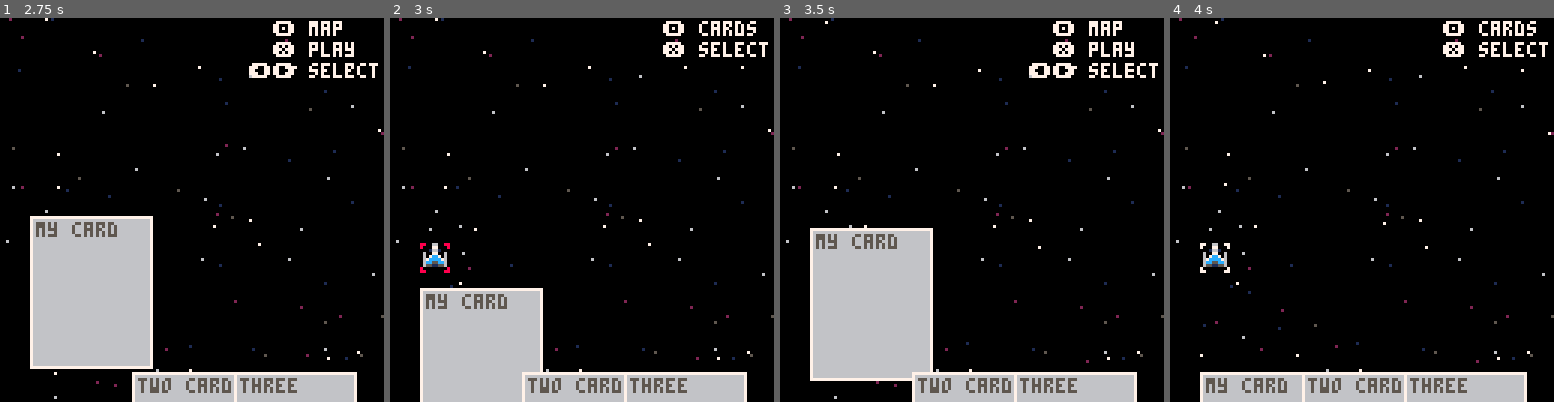
Above: before the commit, frames 1-4 (left to right).
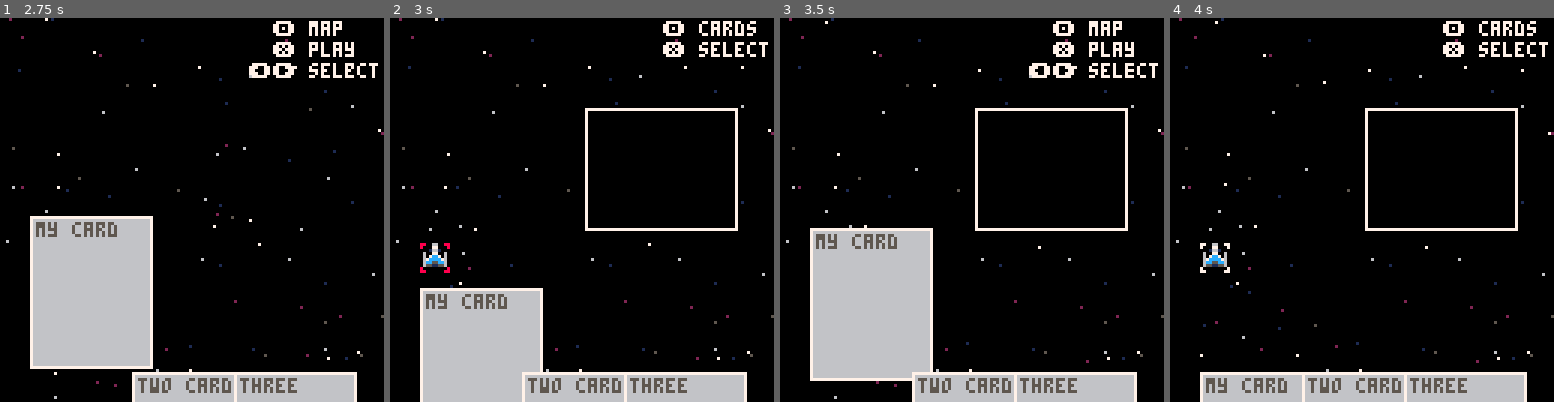
Above: after the commit, the same moments.

Repository: karjona/ondatra
Game: PICO-8 cartridge ondatra.p8
The game is run twice, just before and just after one commit, with the same random seed, the same clock (stepped at 60 frames per second) and the same inputs.
Inputs:
- Up to frame 1 (2.75 s): tap X (X key) at 0.33, 1.07, 1.85 s; tap O (Z key) at 0.7, 1.7, 2.1, 2.5 s; hold Right 1.6-2.1 s; hold Right from 2.47 s (still down)
- Up to frame 2 (3 s): keep holding Right; tap O (Z key) at 2.9 s; tap X (X key) at 2.97 s
- Up to frame 3 (3.5 s): release Right at 3.03 s; hold Left from 3.08 s (still down); tap O (Z key) at 3.3 s
- Up to frame 4 (4 s): release Left at 3.58 s; hold Down 3.63-3.97 s; tap O (Z key) at 3.7 s

Frame 1 is identical in both runs. In frame 2, 1.2% of the frame differs, in the area x 50-91%, y 23-56%; in frame 3, 1.2%; in frame 4, 1.2%.

Commit message:
Spawn move menu

Diff:
--- a/ondatra.p8
+++ b/ondatra.p8
@@ -20,6 +20,7 @@
 #include src/utilities/log.lua
 #include src/utilities/rspr.lua
 #include src/utilities/bg.lua
+#include src/utilities/moves.lua
 
 -- entities
 #include src/entities/ship.lua
@@ -67,8 +68,14 @@
 67cccc76000000000000000000000000000000000000000000000000000000000000000000000000000000000000000000000000000000000000000000000000
 6cc55cc6000000000000000000000000000000000000000000000000000000000000000000000000000000000000000000000000000000000000000000000000
 65511556000000000000000000000000000000000000000000000000000000000000000000000000000000000000000000000000000000000000000000000000
-00000000770000000000000000000000000000000000000000000000000000000000000000000000000000000000000000000000000000000000000000000000
-00000000700000000000000000000000000000000000000000000000000000000000000000000000000000000000000000000000000000000000000000000000
+77000000007ee7000007700000000000000000000000000000000000000000000000000000000000000000000000000000000000000000000000000000000000
+70000000007ee7000007700000000000000000000000000000000000000000000000000000000000000000000000000000000000000000000000000000000000
+00000000007ee700007ee70000000000000000000000000000000000000000000000000000000000000000000000000000000000000000000000000000000000
+00000000007ee700077ee77000000000000000000000000000000000000000000000000000000000000000000000000000000000000000000000000000000000
+00000000007ee7007eeeeee700000000000000000000000000000000000000000000000000000000000000000000000000000000000000000000000000000000
+00000000007ee7007eeeeee700000000000000000000000000000000000000000000000000000000000000000000000000000000000000000000000000000000
+00000000007ee700777ee77700000000000000000000000000000000000000000000000000000000000000000000000000000000000000000000000000000000
+00000000007ee700007ee70000000000000000000000000000000000000000000000000000000000000000000000000000000000000000000000000000000000
 __map__
 4000000000000000000000000000000000000000000000000000000000000000000000000000000000000000000000000000000000000000000000000000000000000000000000000000000000000000000000000000000000000000000000000000000000000000000000000000000000000000000000000000000000000000
 
--- a/src/entities/ship.lua
+++ b/src/entities/ship.lua
@@ -49,9 +49,9 @@
     pal(7, 8)
   end
 
-  spr(81, x - 5, y - 5, 1, 1)
-  spr(81, x - 3, y - 5, 1, 1, true)
-  spr(81, x - 5, y - 3, 1, 1, false, true)
-  spr(81, x - 3, y - 3, 1, 1, true, true)
+  spr(80, x - 5, y - 5, 1, 1)
+  spr(80, x - 3, y - 5, 1, 1, true)
+  spr(80, x - 5, y - 3, 1, 1, false, true)
+  spr(80, x - 3, y - 3, 1, 1, true, true)
   pal()
 end
--- a/src/main.lua
+++ b/src/main.lua
@@ -26,6 +26,7 @@
 
   cards = {}
   viewing_cards = false
+  selecting_move = false
 
   entities = {}
 
--- a/src/scenes/battle.lua
+++ b/src/scenes/battle.lua
@@ -15,6 +15,16 @@
       if btnp(🅾️) then
         sfx(0)
         viewing_cards = true
+      end
+      if btnp(❎) then
+        for entity in all(entities) do
+          if entity.selected then
+            if entity.type == "ship" then
+              sfx(0)
+              selecting_move = entity
+            end
+          end
+        end
       end
     else
       -- card screen
@@ -55,6 +65,11 @@
         draw_selsquare(entity)
       end
     end
+  end
+
+  -- draw move menu
+  if selecting_move then
+    draw_move_menu(selecting_move)
   end
 
   -- draw cards
--- /dev/null
+++ b/src/utilities/moves.lua
@@ -0,0 +1,15 @@
+function draw_move_menu(ship)
+  local x = ship.x + 50
+  local y = ship.y - 50
+  local c = 0
+  local outc = 7
+
+  -- draw the menu
+  rectfill(x, y, x + 50, y + 40, c)
+
+  -- draw the outline
+  rect(x, y, x + 50, y, outc)
+  rect(x, y + 40, x + 50, y + 40, outc)
+  rect(x, y, x, y + 40, outc)
+  rect(x + 50, y, x + 50, y + 40, outc)
+end
